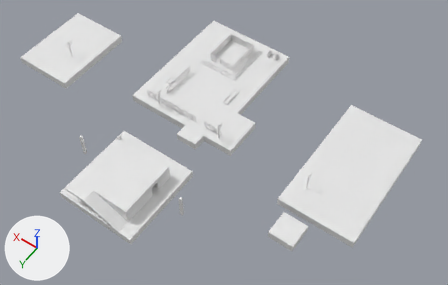
A saved change to the OBJ model data/meshes/FirstRoom.obj.
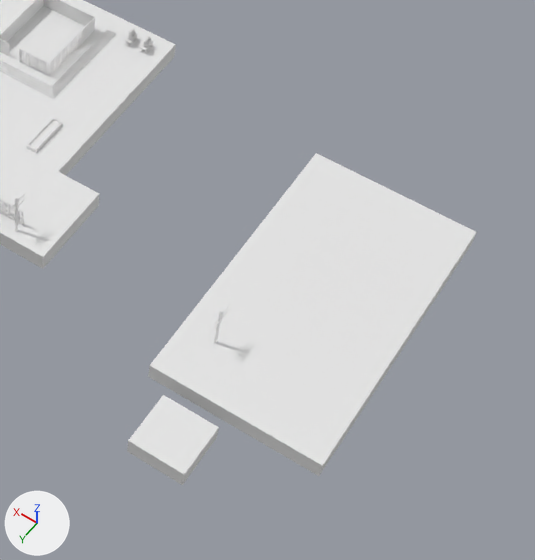
Each version is shown whole from a 50 mm camera at (-62.1, 91.8, 112.5) aimed at (-9.9, 18.8, -2.3), then close up on the part from 47% to 100% of the width and 13% to 100% of the height. The axes (+X, +Y, +Z) are drawn at lower left. The lights are the same throughout. The older version's two pictures come first. Where no turn or scale is listed for an object, it has been applied to the vertices. Vertices at exactly the same position are counted once.

The scene before the commit, as lines of its bpy script (objects in view):
```python
me_firstroom = bpy.data.meshes.new('FirstRoom')
me_firstroom.from_pydata(...)  # 12799 vertices, 20699 faces; spans x -47.6..47.8, y -12.2..52.0, z -2.0..5.2
ob_firstroom = bpy.data.objects.new('FirstRoom', me_firstroom)
ob_firstroom.location = (0.0, 0.0, 0.0)
```
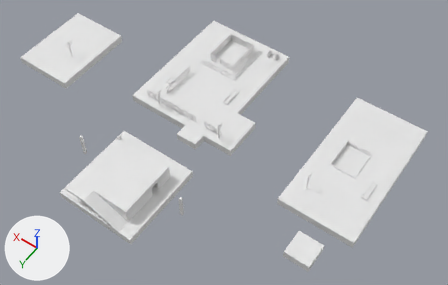
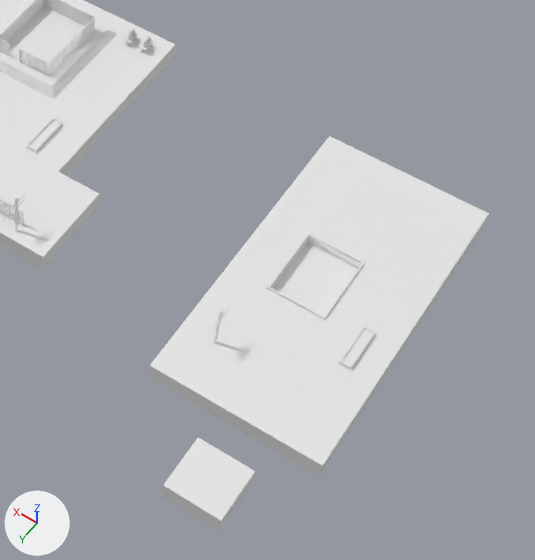
Changed parts and their boxes [x1, y1, x2, y2] in the close-ups (535 x 560 px; the box of a moved part takes in the faces that stretch with it):
'FirstRoom', reshaped
    before: [0, 0, 477, 485]
    after: [0, 0, 489, 531]
part 1 of me_firstroom, moved or reshaped
    before: [127, 395, 219, 485]
    after: [161, 437, 255, 531]
part 2 of me_firstroom, added
    after: [339, 326, 375, 370]
part 3 of me_firstroom, reshaped
    before: [150, 153, 477, 476]
    after: [150, 136, 489, 476]

Edits to the bpy script that builds the scene:
```text
Change me_firstroom:
    used by ob_firstroom; location = (0.0, 0.0, 0.0)
    remove me_firstroom.from_pydata(...)  # 12799 vertices, 20699 faces; spans x -47.6..47.8, y -12.2..52.0, z -2.0..5.2
    add me_firstroom.from_pydata(...)  # 12835 vertices, 20765 faces; spans x -47.6..47.8, y -12.2..52.0, z -2.0..5.2
    me_firstroom part 1: the loose piece of 8 vertices spanning x -38.0..-32.0, y 28.0..34.0, z -2.0..0.0 is moved by (-5.0, 2.0, 0.0)
    me_firstroom part 2: the loose piece of 16 vertices spanning x -5.0..-3.7, y 5.4..10.4, z 0.0..0.4 is copied, and the copy is moved by (-40.0, 5.0, 0.0); it spans x -45.0..-43.7, y 10.4..15.4, z 0.0..0.4
    me_firstroom part 3: 2 vertices moved from x -47.6..-29.2, y -6.9, z -2.0 to x -47.6..-29.2, y -9.9, z -2.0; 2 vertices removed from x -47.6..-29.2, y -6.9, z 0.0; 22 vertices added at x -47.6..-29.2, y -9.9..11.7, z -1.0..0.2
    other edits to the shape of me_firstroom do not show in these pictures
```
